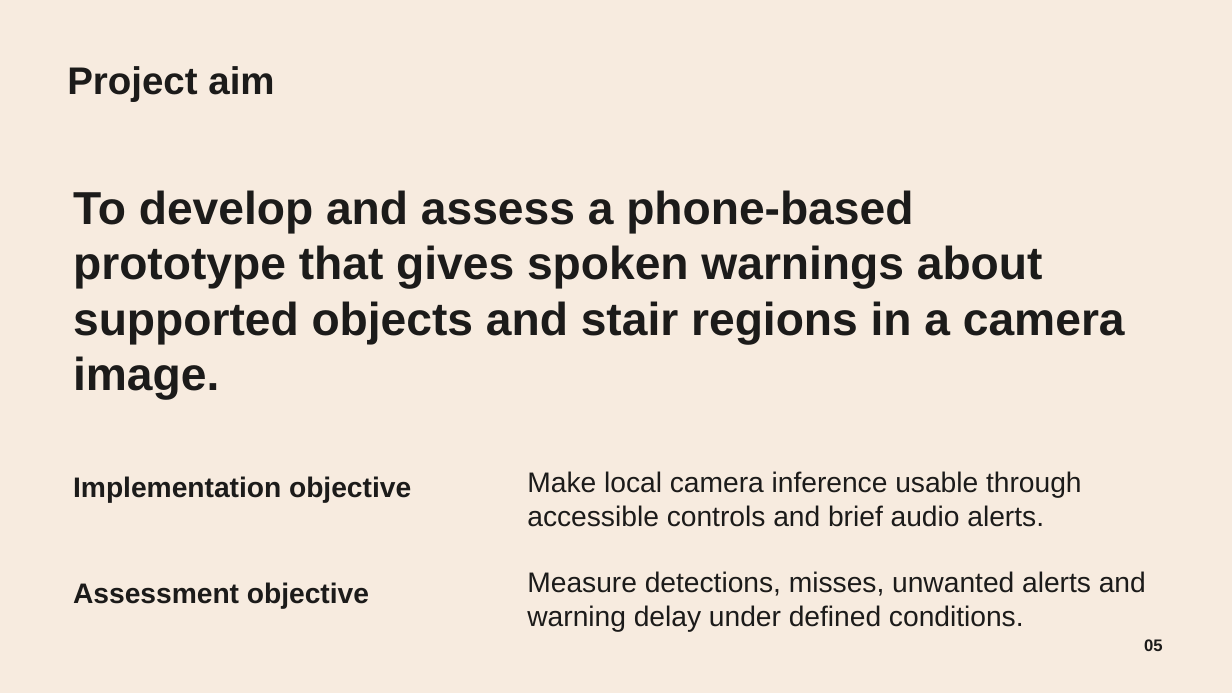
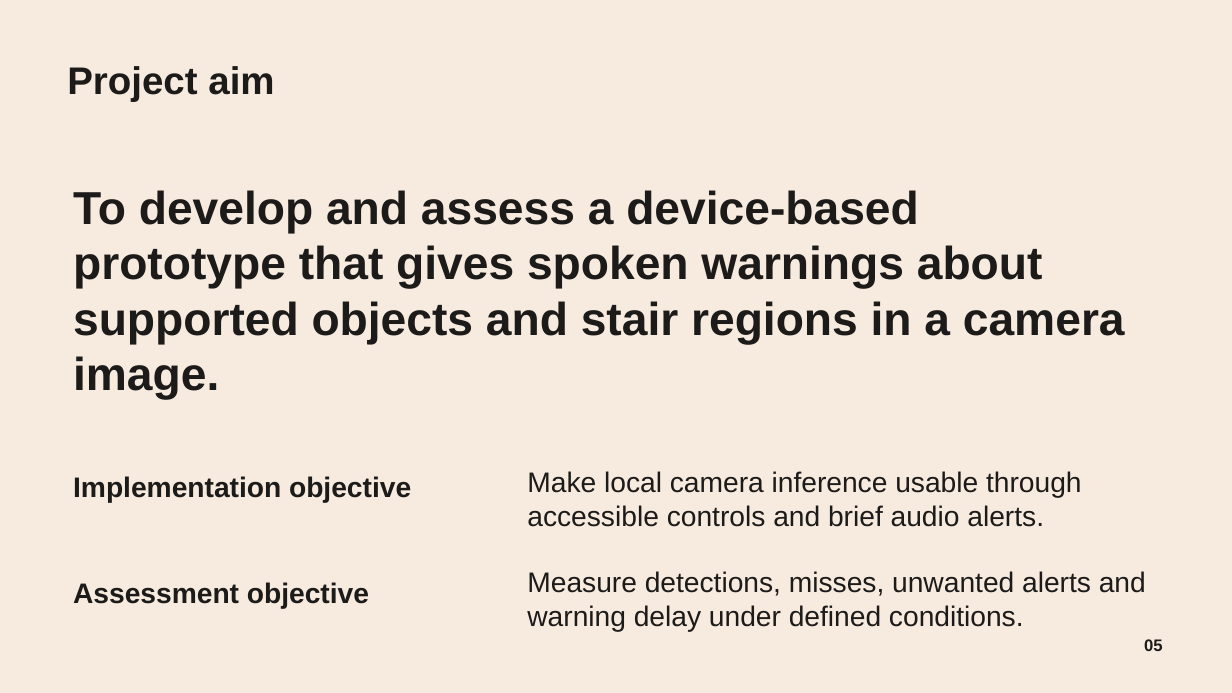
Before and after one commit to Omphile-coder/PathSignal, a slide deck: slide 5 of PathSignal — Final Year Project.pptx. Drawn at 1232x693 pixels with LibreOffice and Linux fonts; fonts in the diff are those of the drawing; background and template pictures are left out. Boxes give left, top, right and bottom in pixels: in the first picture for what was removed or moved away, otherwise in the second. Text is boxed around its words. In the diff, an @@ line names an element or a change of style, - is before the commit and + after.

```diff
--- a/PathSignal — Final Year Project.pptx
+++ b/PathSignal — Final Year Project.pptx
@@ text at (73, 190, 1125, 400): text changed @@
-To develop and assess a phone-based prototype that gives spoken warnings about supported objects and stair regions in a camera image.
+To develop and assess a device-based prototype that gives spoken warnings about supported objects and stair regions in a camera image.
```
Also in this commit, not shown: 3 other slides changed, 2 slides removed.
